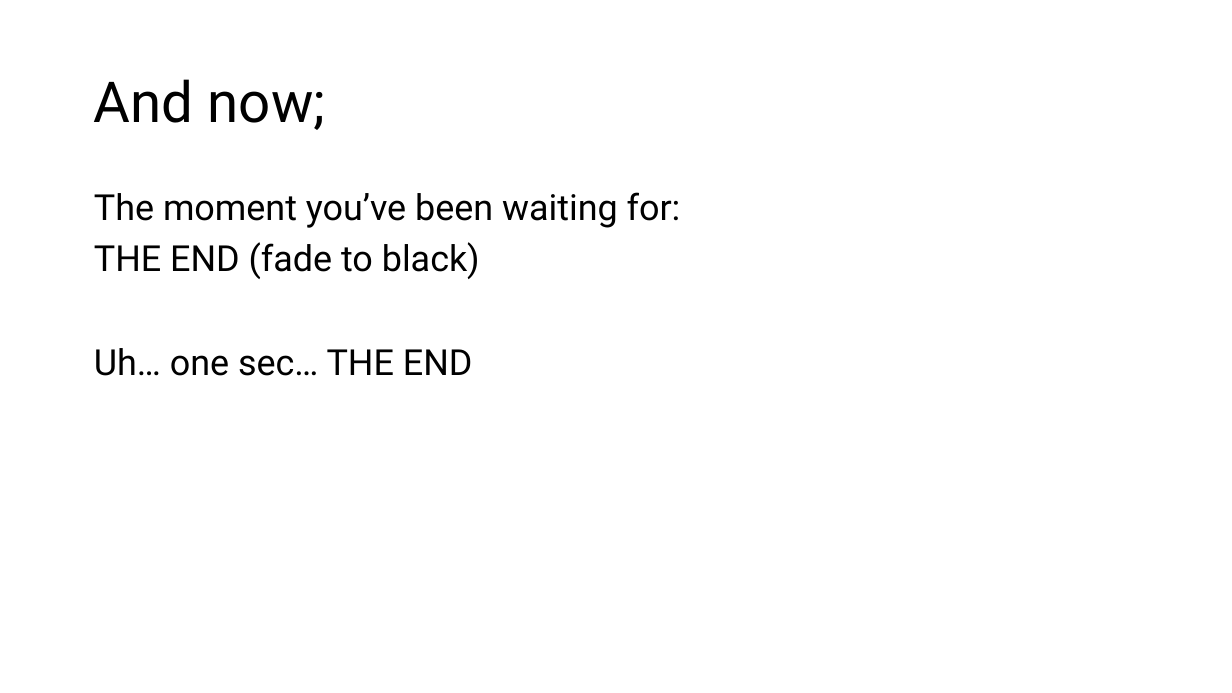
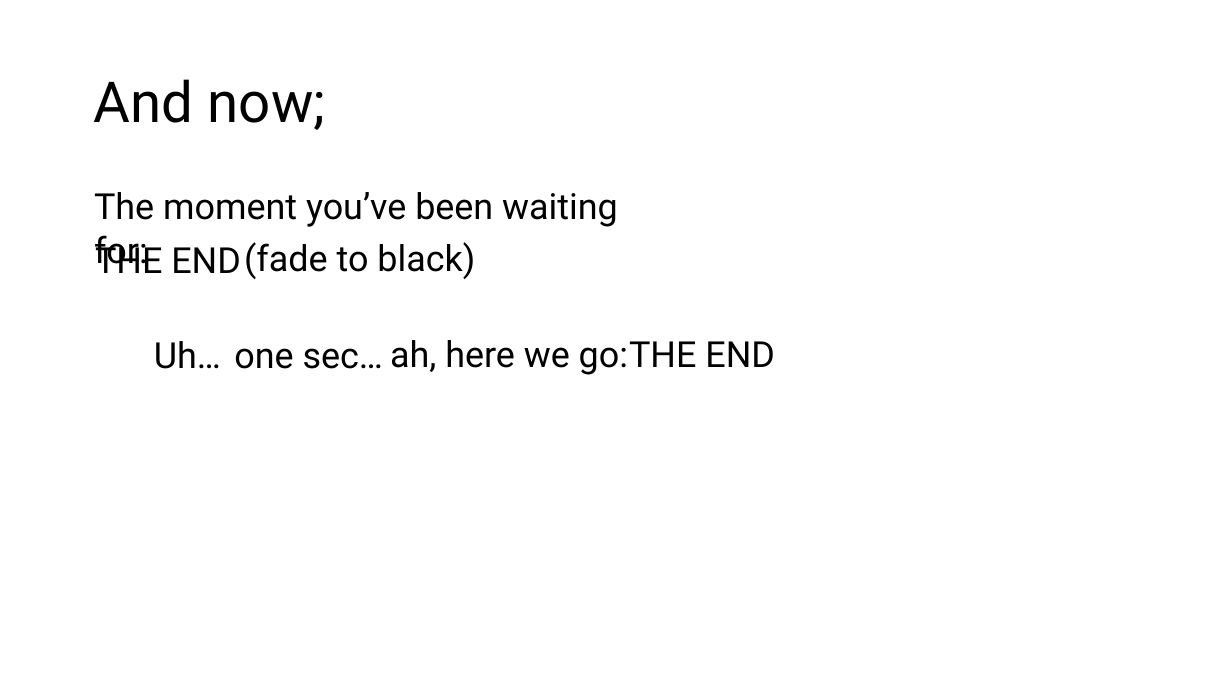
Before and after one commit to CTH-npitx/Presentations, a slide deck: slide 6 of Current Presentation/Charlie- summer 2026 presentation.pptx (slide 5 before the commit). Drawn at 1232x693 pixels with LibreOffice and Linux fonts; fonts in the diff are those of the drawing. Boxes give left, top, right and bottom in pixels: in the first picture for what was removed or moved away, otherwise in the second. Text is boxed around its words. In the diff, an @@ line names an element or a change of style, - is before the commit and + after.

```diff
--- a/Current Presentation/Charlie- summer 2026 presentation.pptx
+++ b/Current Presentation/Charlie- summer 2026 presentation.pptx
@@ text removed at bbox=[94, 192, 681, 376] @@
-The moment you’ve been waiting for:
-THE END (fade to black)
-Uh… one sec… THE END
@@ text added at bbox=[94, 192, 618, 271], 28 pt, text #000000 @@
+The moment you’ve been waiting for:
@@ text added at bbox=[95, 239, 241, 273], 28 pt, text #000000 @@
+THE END
@@ text added at bbox=[244, 242, 475, 279], 28 pt, text #000000 @@
+(fade to black)
@@ text added at bbox=[154, 341, 221, 369], 28 pt, text #000000 @@
+Uh…
@@ text added at bbox=[234, 348, 383, 369], 28 pt, text #000000 @@
+one sec…
@@ text added at bbox=[390, 340, 628, 375], 28 pt, text #000000 @@
+ah, here we go:
@@ text added at bbox=[629, 341, 775, 367], 28 pt, text #000000 @@
+THE END
```
Also in this commit, not shown: 2 other slides changed, 2 slides added.
